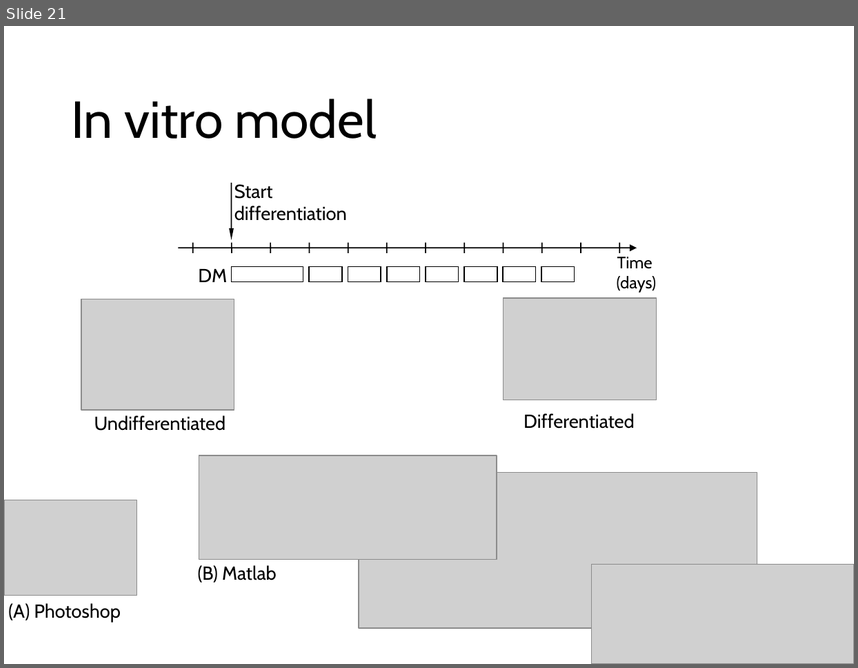
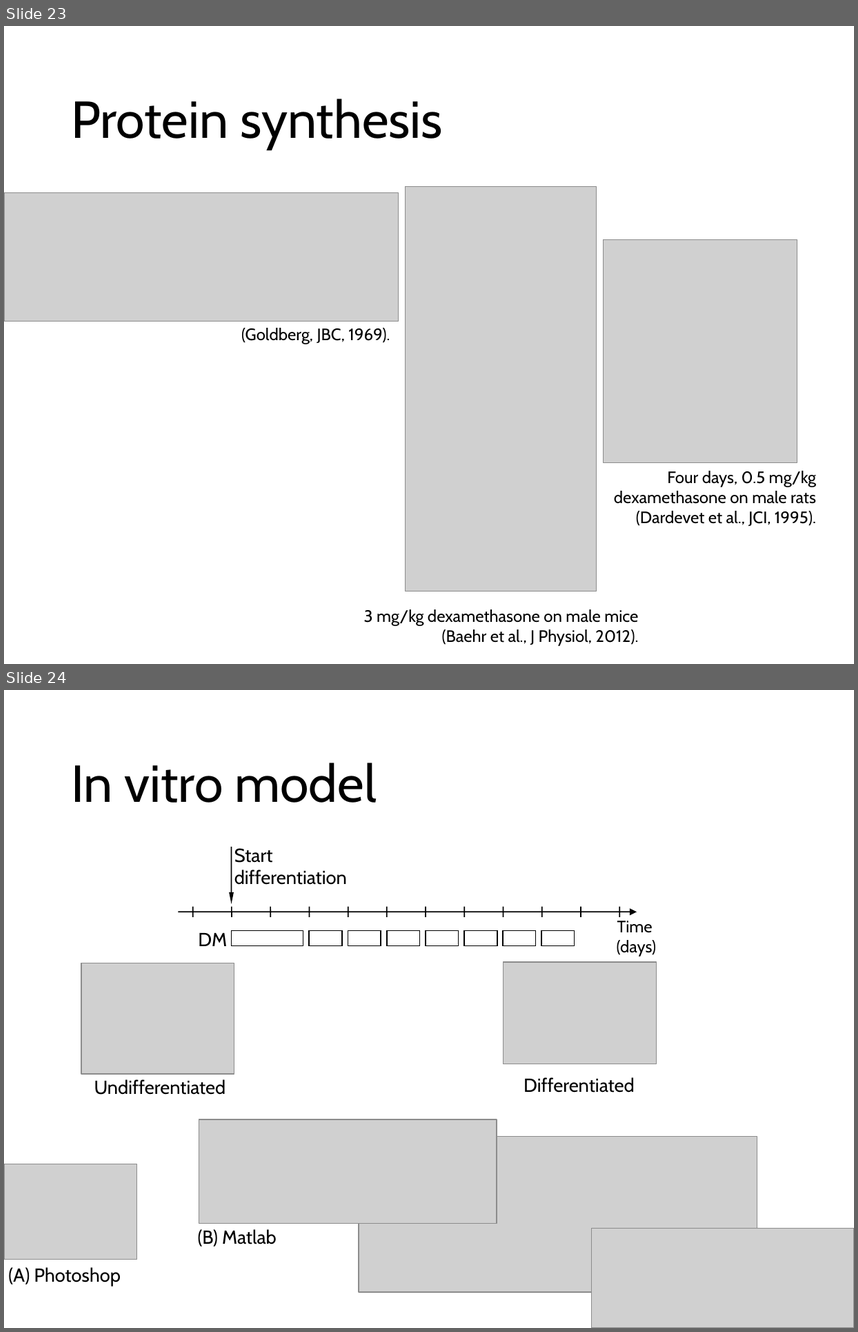
Before and after one commit to nvalexander/dissertation, a slide deck: defense.pptx. Shown one above the other, each under a label of ours: slide 21 before the commit, slides 23 and 24 after it. The pictures are 858x668 and 858x1332 pixels, drawn with LibreOffice and Linux fonts; fonts in the diff are those of the drawing; grey boxes stand for pictures. Boxes give left, top, right and bottom in pixels: in the first picture for what was removed or moved away, otherwise in the second. Text is boxed around its words. In the diff, an @@ line names an element or a change of style, - is before the commit and + after.

```diff
--- a/defense.pptx
+++ b/defense.pptx
@@ slide 23 added at box(4, 26, 854, 664), background #FFFFFF @@
@@ title added at box(71, 98, 443, 149), 44 pt, text #000000 @@
+Protein synthesis
@@ picture added at box(406, 187, 597, 591) @@
@@ picture added at box(4, 192, 399, 321) @@
@@ picture added at box(604, 239, 797, 462) @@
@@ text added at box(241, 328, 390, 344), 14 pt, text #000000 @@
+(Goldberg, JBC, 1969).
@@ text added at box(614, 470, 816, 526), 14 pt, text #000000 @@
+Four days, 0.5 mg/kg dexamethasone on male rats
+(Dardevet et al., JCI, 1995).
@@ text added at box(364, 609, 638, 646), 14 pt, text #000000 @@
+3 mg/kg dexamethasone on male mice
+(Baehr et al., J Physiol, 2012).
@@ what was slide 21 is now slide 24 @@
```
Also in this commit, not shown: 3 slides changed, 1 other slide added, 1 other file.
